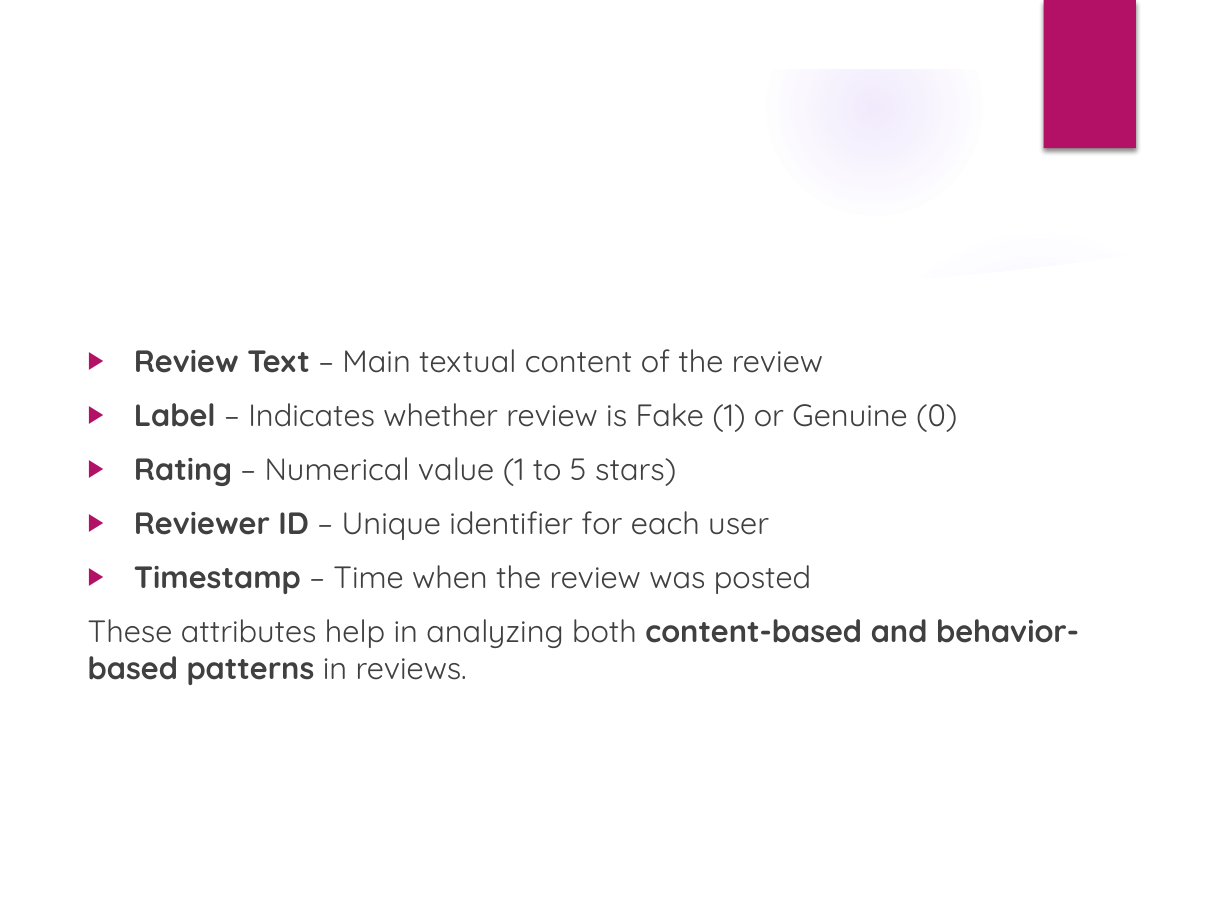
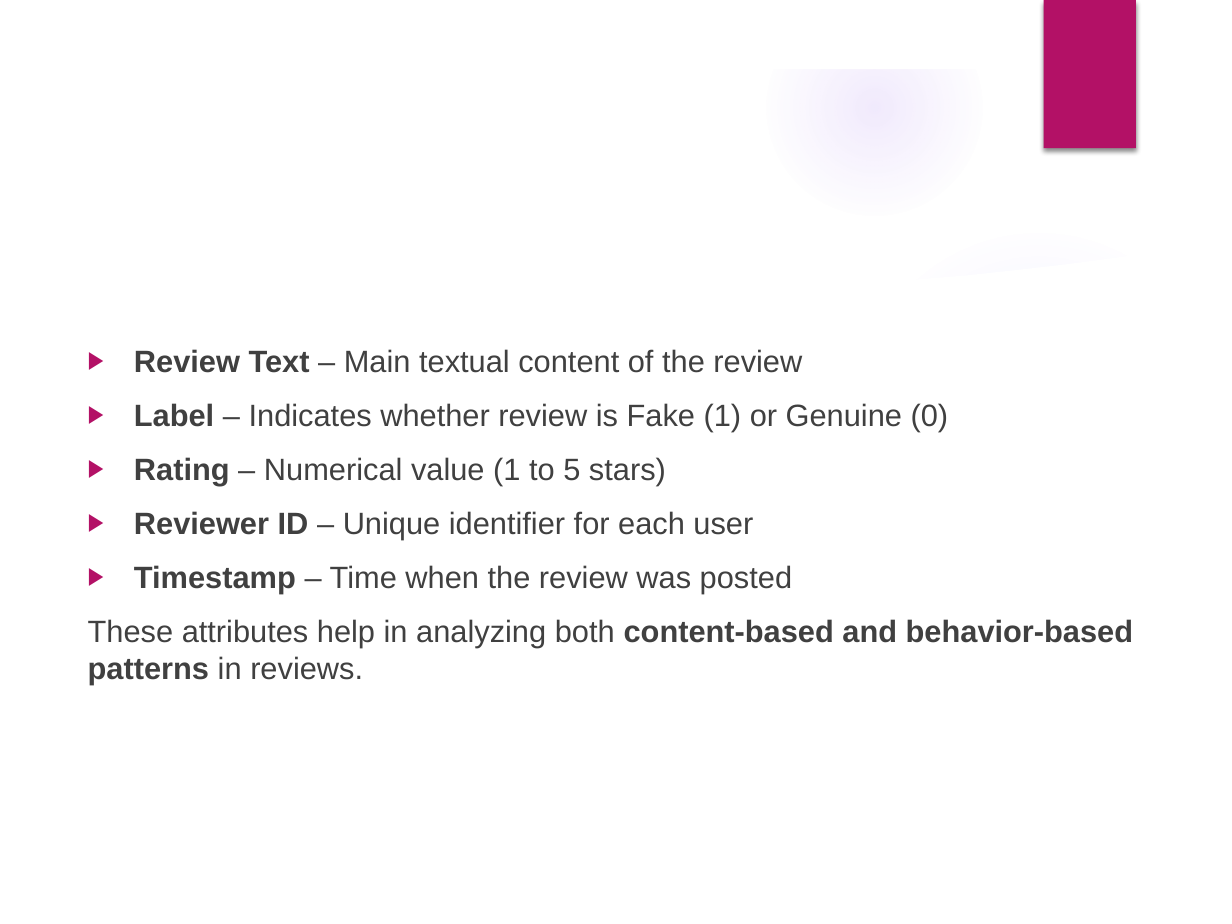
Before and after one commit to 24-Pranav/Fake_Review_Detection, a slide deck: slide 7 of documentation/Fake_Review_Detection_Presentation.pptx. Drawn at 1232x924 pixels with LibreOffice and Linux fonts; fonts in the diff are those of the drawing; background and template pictures are left out. Boxes give left, top, right and bottom in pixels: in the first picture for what was removed or moved away, otherwise in the second. Text is boxed around its words. In the diff, an @@ line names an element or a change of style, - is before the commit and + after.

```diff
--- a/documentation/Fake_Review_Detection_Presentation.pptx
+++ b/documentation/Fake_Review_Detection_Presentation.pptx
@@ text "Review Text – Main textual ..." at bbox=[88, 349, 1133, 685]: font Quicksand to Arial @@
```
Also in this commit, not shown: 6 other slides changed, 2 slides added, 1 other file.
